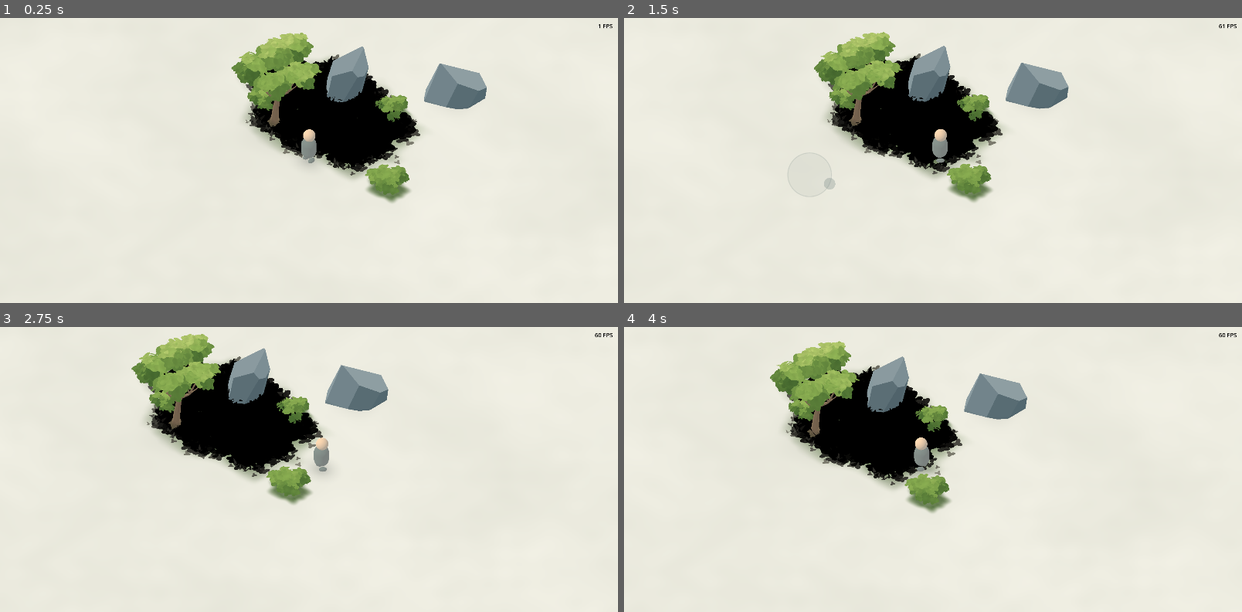
Above: before the commit, frames 1-4 (two rows, left to right).
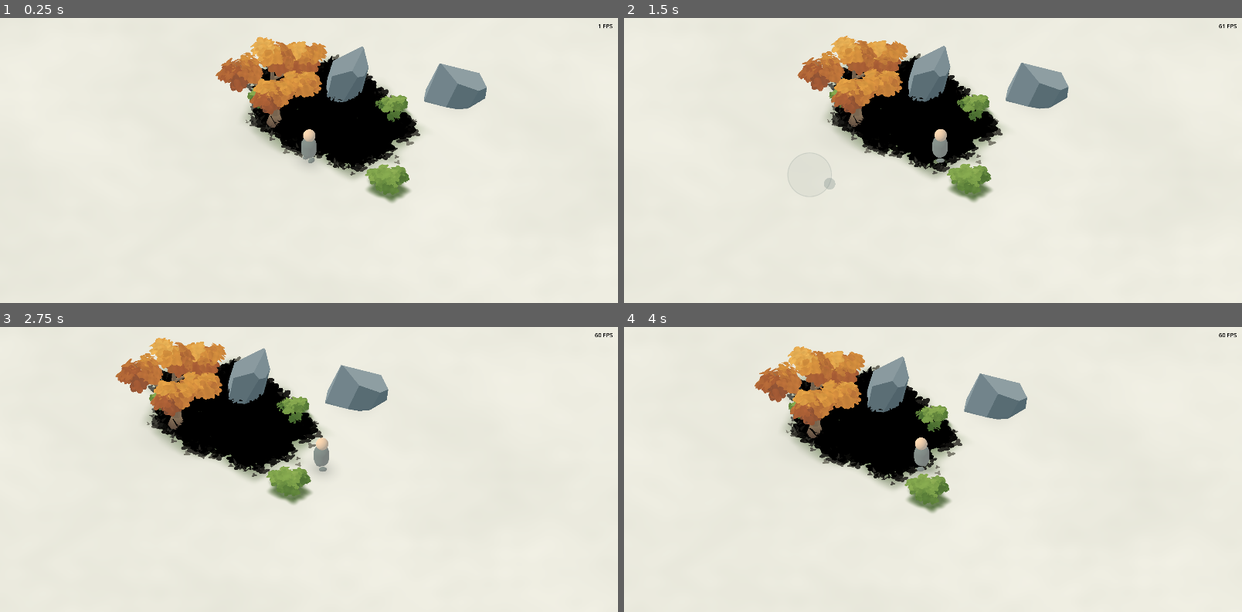
Above: after the commit, the same moments.

Repository: sorenair/memories
Game: Godot game, scene res://scenes/world/memory_world.tscn
Same seed, same stepped clock (60 frames per second), same inputs: the game is played once before the commit and once after it.
Inputs (mouse positions are in pixels of both pictures, inside the frame that each line leads up to):
- Up to frame 1 (0.25 s): no input
- Up to frame 2 (1.5 s): move the mouse to (1068, 146) at 0.52 s; hold D (move_right) 0.53-1.25 s; click (1068, 146) at 0.67 s; drag from (809, 174) to (902, 217) at 1.27 s
- Up to frame 3 (2.75 s): move the mouse to (370, 406) at 2.02 s; hold D (move_right) from 2.03 s (still down)
- Up to frame 4 (4 s): release D (move_right) at 2.75 s; drag from (902, 526) to (747, 426) at 2.77 s; move the mouse to (1118, 512) at 3.52 s; hold A (move_left) from 3.53 s (still down)

The runs differ from the first frame. In frame 1, 3.2% of the frame differs, in the area x 34-53%, y 5-39%; in frame 2, 3.1%; in frame 3, 3.2%; in frame 4, 3.3%, in the area x 21-39%, y 4-40%.

Commit message:
tree updates to canopies

Diff:
--- a/components/foliage/painterly_tree.gd
+++ b/components/foliage/painterly_tree.gd
@@ -7,6 +7,7 @@
 const BARK_SHADER = preload("res://components/foliage/shaders/tree_bark.gdshader")
 const SHADOW_SHADER = preload("res://shaders/contact_shadow.gdshader")
 const DEFAULT_PALETTE = preload("res://components/foliage/palettes/meadow.tres")
+const VARIANTS = preload("res://components/foliage/shared/tree_variants.gd")
 const SUN_DIRECTION = Vector3(-0.45, 0.82, -0.35)
 
 const PALETTES = preload("res://components/foliage/shared/foliage_palettes.gd")
@@ -30,7 +31,11 @@
 		if not _applying_preset:
 			palette_preset = 0
 		_apply_palette()
-@export_group("")
+@export_group("Tree Shape")
+@export_enum("Broadleaf", "Spreading Oak", "Slender Birch", "Weeping Willow", "Layered Pine", "Columnar Cypress") var tree_type: int = 0:
+	set(value):
+		tree_type = clampi(value, 0, 5)
+		_request_rebuild()
 @export var tree_seed: int = 84:
 	set(value):
 		tree_seed = value
@@ -60,6 +65,11 @@
 	set(value):
 		leaf_sprays_per_cluster = clampi(value, 0, 240)
 		_request_rebuild()
+@export_group("Bark")
+@export var use_type_bark: bool = true:
+	set(value):
+		use_type_bark = value
+		_request_rebuild()
 @export var bark_shadow := Color("55463b"):
 	set(value):
 		bark_shadow = value
@@ -68,6 +78,7 @@
 	set(value):
 		bark_light = value
 		_request_rebuild()
+@export_group("Wind and Visibility")
 @export_range(0.0, 0.25, 0.005) var wind_strength: float = 0.09:
 	set(value):
 		wind_strength = value
@@ -91,6 +102,7 @@
 var _palette_materials: Array[ShaderMaterial] = []
 var _queued: bool = false
 var _canopy_material: ShaderMaterial
+var _variant: Dictionary = VARIANTS.DEFINITIONS[0]
 
 func _ready() -> void:
 	if palette and not palette.changed.is_connected(_on_palette_changed):
@@ -144,12 +156,17 @@
 		if child.get_meta(&"generated_tree", false):
 			remove_child(child)
 			child.queue_free()
+	_variant = VARIANTS.definition(tree_type)
 	var colors: GrassPalette = palette if palette else DEFAULT_PALETTE
 	_canopy_material = _material(CANOPY_SHADER, colors)
 	_update_wind()
 	var wood_material := _material(BARK_SHADER, colors)
 	wood_material.set_shader_parameter("bark_shadow", bark_shadow)
 	wood_material.set_shader_parameter("bark_light", bark_light)
+	if use_type_bark and tree_type == VARIANTS.Kind.BIRCH:
+		wood_material.set_shader_parameter("bark_shadow", Color("72776d"))
+		wood_material.set_shader_parameter("bark_light", Color("e2dfcc"))
+		wood_material.set_shader_parameter("birch_marks", 0.8)
 	var rng := RandomNumberGenerator.new()
 	rng.seed = tree_seed
 	var bark := SurfaceTool.new()
@@ -165,8 +182,8 @@
 	var trunk_points: Array[Vector3] = []
 	var trunk_radii: Array[float] = []
 	for fraction in [0.0, 0.12, 0.26, 0.42, 0.60, 0.75, 0.88]:
-		trunk_points.append(_trunk_center(fraction, lean, bend_direction))
-		trunk_radii.append(trunk_radius * (1.75 if fraction == 0.0 else lerpf(1.10, 0.12, fraction / 0.88)))
+		trunk_points.append(_trunk_center(fraction * float(_variant.stem) / 0.88, lean, bend_direction))
+		trunk_radii.append(trunk_radius * float(_variant.trunk) * (1.75 if fraction == 0.0 else lerpf(1.10, 0.12, fraction / 0.88)))
 	# Keep wood color randomness separate too, preserving existing canopy placement.
 	_tube(bark, trunk_points, trunk_radii, shape_rng)
 	for draw in range(29):
@@ -175,25 +192,10 @@
 		var angle := float(root) * TAU / 5.0 + rng.randf_range(-0.2, 0.2)
 		var out := Vector3(cos(angle), 0, sin(angle))
 		_tube(bark, [Vector3.UP * 0.28, out * trunk_radius * 1.8 + Vector3.UP * 0.075, out * trunk_radius * rng.randf_range(2.8, 3.8) + Vector3.UP * 0.012], [trunk_radius * 0.55, trunk_radius * 0.30, 0.006], rng)
-	# Staggered branch-tip leaf masses preserve gaps and a readable fork silhouette.
-	for branch in range(branch_count):
-		var angle := float(branch) * 2.39996 + rng.randf_range(-0.22, 0.22)
-		var out := Vector3(cos(angle), 0, sin(angle))
-		var center := out * crown_width * rng.randf_range(0.25, 0.37)
-		center.y = tree_height * (0.67 + float(branch % 3) * 0.085 + rng.randf_range(-0.025, 0.025))
-		# Lift the near-side masses so an elevated view retains visible forks.
-		center.y += tree_height * maxf(0.0, out.x + out.z) * 0.055
-		var start_fraction := rng.randf_range(0.32, 0.53)
-		var start := _trunk_center(start_fraction, lean, bend_direction)
-		var elbow := start.lerp(center, 0.52) - Vector3.UP * tree_height * 0.08
-		_tube(bark, [start, elbow, center], [trunk_radius * 0.53, trunk_radius * 0.31, 0.018], rng)
-		var radii := Vector3(crown_width * rng.randf_range(0.17, 0.22), tree_height * rng.randf_range(0.10, 0.14), crown_width * rng.randf_range(0.17, 0.23))
-		# Two finer forks connect into each leaf mass and remain visible through gaps.
-		for fork in range(2):
-			var tip := center + Vector3(rng.randf_range(-0.35, 0.35), rng.randf_range(0.03, 0.25), rng.randf_range(-0.35, 0.35))
-			_tube(bark, [elbow, elbow.lerp(tip, 0.65), tip], [trunk_radius * 0.22, trunk_radius * 0.10, 0.006], rng)
-		_leaf_mass(center, radii, rng, transforms, tints)
-	_leaf_mass(Vector3(-0.1, tree_height * 0.89, -0.05), Vector3(crown_width * 0.23, tree_height * 0.12, crown_width * 0.23), rng, transforms, tints)
+	if tree_type == VARIANTS.Kind.PINE or tree_type == VARIANTS.Kind.CYPRESS:
+		_grow_conifer(bark, rng, transforms, tints, lean, bend_direction)
+	else:
+		_grow_deciduous(bark, rng, transforms, tints, lean, bend_direction)
 	_add_mesh("TrunkAndBranches", bark.commit(), wood_material)
 	var multimesh := MultiMesh.new()
 	multimesh.transform_format = MultiMesh.TRANSFORM_3D
@@ -203,7 +205,11 @@
 	for index in range(transforms.size()):
 		multimesh.set_instance_transform(index, transforms[index])
 		multimesh.set_instance_custom_data(index, tints[index])
-	var bounds := AABB(Vector3(-crown_width * 0.85, 0.0, -crown_width * 0.85), Vector3(crown_width * 1.7, tree_height * 1.25, crown_width * 1.7))
+	var bounds := AABB(Vector3.ZERO, Vector3.ZERO)
+	for index in range(transforms.size()):
+		var instance_bounds: AABB = transforms[index] * multimesh.mesh.get_aabb()
+		bounds = instance_bounds if index == 0 else bounds.merge(instance_bounds)
+	bounds = bounds.grow(0.4)
 	multimesh.custom_aabb = bounds
 	var leaves := MultiMeshInstance3D.new()
 	leaves.name = "Canopy"
@@ -219,13 +225,53 @@
 			var collision := CollisionShape3D.new()
 			var capsule := CapsuleShape3D.new()
 			var delta := trunk_points[segment + 1] - trunk_points[segment]
-			capsule.radius = maxf(trunk_radius * 1.15, trunk_radii[segment] * 0.85)
+			capsule.radius = maxf(trunk_radius * float(_variant.trunk) * 1.15, trunk_radii[segment] * 0.85)
 			capsule.height = delta.length() + capsule.radius * 2.0
 			collision.shape = capsule
 			collision.position = (trunk_points[segment] + trunk_points[segment + 1]) * 0.5
 			collision.quaternion = Quaternion(Vector3.UP, delta.normalized())
 			body.add_child(collision)
 		_add_generated(body)
+
+func _grow_deciduous(bark: SurfaceTool, rng: RandomNumberGenerator, transforms: Array[Transform3D], tints: Array[Color], lean: Vector3, bend_direction: Vector3) -> void:
+	# Staggered branch-tip leaf masses preserve gaps and a readable fork silhouette.
+	for branch in range(branch_count):
+		var angle := float(branch) * 2.39996 + rng.randf_range(-0.22, 0.22)
+		var out := Vector3(cos(angle), 0, sin(angle))
+		var center := out * crown_width * float(_variant.width) * rng.randf_range(0.25, 0.37)
+		center.y = tree_height * (0.67 + float(branch % 3) * 0.085 + rng.randf_range(-0.025, 0.025))
+		# Lift the near-side masses so an elevated view retains visible forks.
+		center.y += tree_height * maxf(0.0, out.x + out.z) * 0.055
+		if tree_type == VARIANTS.Kind.OAK:
+			center.y = tree_height * rng.randf_range(0.64, 0.77)
+		elif tree_type == VARIANTS.Kind.BIRCH:
+			center.y = tree_height * (0.48 + float(branch % 5) * 0.085)
+		elif tree_type == VARIANTS.Kind.WILLOW:
+			center.y = tree_height * rng.randf_range(0.72, 0.82)
+		var start_fraction := rng.randf_range(0.32, 0.53)
+		var start := _trunk_center(start_fraction, lean, bend_direction)
+		var elbow := start.lerp(center, 0.52) - Vector3.UP * tree_height * 0.08
+		_tube(bark, [start, elbow, center], [trunk_radius * 0.53, trunk_radius * 0.31, 0.018], rng)
+		if tree_type == VARIANTS.Kind.WILLOW:
+			elbow.y += tree_height * 0.14
+		var radii := Vector3(crown_width * rng.randf_range(0.17, 0.22), tree_height * rng.randf_range(0.10, 0.14), crown_width * rng.randf_range(0.17, 0.23))
+		radii.x *= float(_variant.width)
+		radii.z *= float(_variant.width)
+		if tree_type == VARIANTS.Kind.OAK:
+			radii.x *= 1.15
+			radii.z *= 1.15
+		elif tree_type == VARIANTS.Kind.BIRCH:
+			radii.y *= 1.1
+		# Two finer forks connect into each leaf mass and remain visible through gaps.
+		for fork in range(2):
+			var tip := center + Vector3(rng.randf_range(-0.35, 0.35), rng.randf_range(0.03, 0.25), rng.randf_range(-0.35, 0.35))
+			_tube(bark, [elbow, elbow.lerp(tip, 0.65), tip], [trunk_radius * 0.22, trunk_radius * 0.10, 0.006], rng)
+		if tree_type == VARIANTS.Kind.WILLOW:
+			_leaf_mass(center, radii, rng, transforms, tints, leaf_sprays_per_cluster / 3)
+			_hanging_foliage(center, radii, rng, transforms, tints)
+		else:
+			_leaf_mass(center, radii, rng, transforms, tints)
+	_leaf_mass(Vector3(-0.1, tree_height * 0.89, -0.05), Vector3(crown_width * float(_variant.width) * 0.23, tree_height * 0.12, crown_width * float(_variant.width) * 0.23), rng, transforms, tints)
 
 func _trunk_center(fraction: float, lean: Vector3, bend_direction: Vector3) -> Vector3:
 	var sideways := Vector3(-bend_direction.z, 0, bend_direction.x)
@@ -252,7 +298,7 @@
 	var shadow := MeshInstance3D.new()
 	shadow.name = "SoftGroundShadow"
 	var plane := PlaneMesh.new()
-	plane.size = Vector2(crown_width * 1.35, crown_width * 1.15)
+	plane.size = Vector2(crown_width * 1.35, crown_width * 1.15) * float(_variant.width)
 	var material := ShaderMaterial.new()
 	material.shader = SHADOW_SHADER
 	material.set_shader_parameter("shadow_color", Color(0.19, 0.25, 0.16, 0.27))
@@ -283,7 +329,9 @@
 			_bark_face(surface, rings[index][segment], rings[index + 1][segment], rings[index + 1][next], tint)
 			_bark_face(surface, rings[index][segment], rings[index + 1][next], rings[index][next], tint)
 
-func _leaf_mass(center: Vector3, radii: Vector3, rng: RandomNumberGenerator, transforms: Array[Transform3D], tints: Array[Color]) -> void:
+func _leaf_mass(center: Vector3, radii: Vector3, rng: RandomNumberGenerator, transforms: Array[Transform3D], tints: Array[Color], density: int = -1, size_multiplier: float = 1.0) -> void:
+	if density < 0:
+		density = leaf_sprays_per_cluster
 	# Brush clumps grow around branch tips. Leaves occupy volume, not a shell.
 	# Neighboring leaves share lighting/color, creating connected painted masses.
 	var clumps := 10
@@ -294,8 +342,8 @@
 		var outward := Vector3(radial * cos(azimuth), elevation, radial * sin(azimuth))
 		var clump_center := center + outward * radii * rng.randf_range(0.40, 0.73)
 		var clump_tint := outward.dot(SUN_DIRECTION) * 0.22 + 0.46 + (clump_center.y / tree_height - 0.65) * 0.65
-		var count := (leaf_sprays_per_cluster) / clumps
-		if clump < (leaf_sprays_per_cluster) % clumps:
+		var count := density / clumps
+		if clump < density % clumps:
 			count += 1
 		for leaf in range(count):
 			var y := rng.randf_range(-1.0, 1.0)
@@ -309,11 +357,15 @@
 			if side.length_squared() < 0.1:
 				side = normal.cross(Vector3.RIGHT).normalized()
 			var forward := side.cross(normal).normalized()
-			var basis := Basis(side, normal, forward) * Basis(Vector3.UP, rng.randf() * TAU)
-			var size := rng.randf_range(0.15, 0.26) * crown_width / 3.6
-			basis = basis.scaled(Vector3(size, size, size))
+			var rotation := rng.randf() * TAU
+			if tree_type >= VARIANTS.Kind.PINE:
+				# Neighboring brush masses follow one bough, keeping connected color planes.
+				rotation = azimuth + rng.randf_range(-0.25, 0.25)
+			var basis := Basis(side, normal, forward) * Basis(Vector3.UP, rotation)
+			var size := rng.randf_range(0.15, 0.26) * crown_width / 3.6 * float(_variant.leaf_size) * size_multiplier
+			basis = basis.scaled(Vector3(size, size, size) * Vector3(_variant.leaf_shape))
 			transforms.append(Transform3D(basis, point))
-			tints.append(Color(clampf(clump_tint + rng.randf_range(-0.045, 0.045), 0.03, 0.97), rng.randf(), rng.randf(), point.y / tree_height))
+			tints.append(Color(clampf(clump_tint + float(_variant.tint) + rng.randf_range(-0.045, 0.045), 0.03, 0.97), rng.randf(), rng.randf(), point.y / tree_height))
 
 func _bark_face(surface: SurfaceTool, a: Vector3, b: Vector3, c: Vector3, brush: float) -> void:
 	var normal := (c - a).cross(b - a).normalized()
@@ -325,4 +377,57 @@
 		surface.add_vertex(point)
 
 func _leaf_spray_mesh() -> ArrayMesh:
+	if tree_type == VARIANTS.Kind.PINE or tree_type == VARIANTS.Kind.CYPRESS:
+		return LEAF_GEOMETRY.needle_spray_mesh()
 	return LEAF_GEOMETRY.leaf_spray_mesh()
+
+func _grow_conifer(bark: SurfaceTool, rng: RandomNumberGenerator, transforms: Array[Transform3D], tints: Array[Color], lean: Vector3, bend_direction: Vector3) -> void:
+	var cypress := tree_type == VARIANTS.Kind.CYPRESS
+	var levels := branch_count * (2 if cypress else 1)
+	var width := crown_width * float(_variant.width)
+	for level in range(levels):
+		var progress := float(level) / float(levels)
+		var height := lerpf(0.25 if cypress else 0.30, 0.90, progress)
+		var radius := width * 0.43 * pow(1.0 - progress, 0.85)
+		if cypress:
+			radius = width * (0.30 + sin(progress * PI) * 0.10) * (1.0 - smoothstep(0.65, 1.1, progress))
+		var start := _trunk_center(height, lean, bend_direction)
+		var tier_density := leaf_sprays_per_cluster
+		if cypress:
+			tier_density = leaf_sprays_per_cluster / 2 + (1 if level % 2 < leaf_sprays_per_cluster % 2 else 0)
+		var core_density := tier_density / 4
+		_leaf_mass(start, Vector3(radius * 0.40, tree_height * 0.05, radius * 0.40), rng, transforms, tints, core_density)
+		var outer_density := tier_density - core_density
+		for bough in range(4):
+			var angle := float(bough) * TAU / 4.0 + float(level) * 1.7 + rng.randf_range(-0.12, 0.12)
+			var out := Vector3(cos(angle), 0, sin(angle))
+			var center := start + out * radius * 0.70 - Vector3.UP * tree_height * 0.025
+			var elbow := start.lerp(center, 0.55) + Vector3.UP * tree_height * 0.025
+			_tube(bark, [start, elbow, center], [trunk_radius * 0.30 * (1.0 - progress * 0.6), 0.018, 0.005], rng)
+			var radii := Vector3(radius * 0.34, tree_height * (0.055 if cypress else 0.045), radius * 0.34)
+			var count := outer_density / 4 + (1 if bough < outer_density % 4 else 0)
+			_leaf_mass(center, radii, rng, transforms, tints, count)
+	for tip_layer in range(3):
+		var tip := _trunk_center(0.84 + float(tip_layer) * 0.07, lean, bend_direction)
+		var taper := 1.0 - float(tip_layer) * 0.32
+		var count := leaf_sprays_per_cluster / 3 + (1 if tip_layer < leaf_sprays_per_cluster % 3 else 0)
+		_leaf_mass(tip, Vector3(width * 0.10 * taper, tree_height * 0.04, width * 0.10 * taper), rng, transforms, tints, count, taper)
+
+func _hanging_foliage(center: Vector3, radii: Vector3, rng: RandomNumberGenerator, transforms: Array[Transform3D], tints: Array[Color]) -> void:
+	var total := leaf_sprays_per_cluster - leaf_sprays_per_cluster / 3
+	for strand in range(6):
+		var angle := float(strand) * TAU / 6.0 + rng.randf_range(-0.3, 0.3)
+		var out := Vector3(cos(angle), 0, sin(angle))
+		var length := tree_height * rng.randf_range(0.28, 0.44)
+		var count := total / 6 + (1 if strand < total % 6 else 0)
+		for leaf in range(count):
+			var t := (float(leaf) + 0.5) / float(count)
+			var point := center + out * radii * (0.55 + sin(t * PI) * 0.18)
+			point.y -= t * length
+			point += Vector3(rng.randf_range(-0.13, 0.13), 0, rng.randf_range(-0.13, 0.13))
+			var side := out.cross(Vector3.UP).normalized()
+			var basis := Basis(side, out, Vector3.DOWN)
+			var size := rng.randf_range(0.23, 0.32) * crown_width / 3.6
+			basis = basis.scaled(Vector3(size * 1.1, size * 0.75, size * 1.8))
+			transforms.append(Transform3D(basis, point))
+			tints.append(Color(0.45 + (1.0 - t) * 0.20 + rng.randf_range(-0.025, 0.025), rng.randf(), rng.randf(), point.y / tree_height))
--- a/components/foliage/painterly_tree.tscn
+++ b/components/foliage/painterly_tree.tscn
@@ -4,3 +4,6 @@
 
 [node name="PainterlyTree" type="Node3D"]
 script = ExtResource("1")
+palette_preset = 3
+tree_type = 1
+tree_seed = 89
--- a/components/foliage/shaders/tree_bark.gdshader
+++ b/components/foliage/shaders/tree_bark.gdshader
@@ -3,9 +3,12 @@
 uniform vec4 bark_shadow : source_color = vec4(0.29, 0.25, 0.21, 1.0);
 uniform vec4 bark_light : source_color = vec4(0.64, 0.54, 0.39, 1.0);
 uniform vec4 root_color : source_color;
+uniform float birch_marks = 0.0;
+varying vec3 bark_position;
 varying vec3 painted_color;
 varying float haze;
 void vertex() {
+	bark_position = VERTEX;
 	vec3 world = (MODEL_MATRIX * vec4(VERTEX, 1.0)).xyz;
 	painted_color = mix(bark_shadow.rgb, bark_light.rgb, COLOR.r);
 	// Root flare inherits a little ground pigment, tying wood into the meadow.
@@ -13,5 +16,8 @@
 	haze = smoothstep(25.0, 60.0, length((VIEW_MATRIX * vec4(world, 1.0)).xyz));
 }
 void fragment() {
-	ALBEDO = mix(painted_color, vec3(0.87, 0.86, 0.77), haze);
+	float band = 1.0 - smoothstep(0.035, 0.10, abs(fract(bark_position.y * 4.5 + sin(bark_position.x * 7.0) * 0.12) - 0.5));
+	float broken = smoothstep(0.15, 0.75, sin(bark_position.x * 20.0 + bark_position.z * 13.0 + floor(bark_position.y * 4.5) * 2.3));
+	vec3 color = painted_color * (1.0 - birch_marks * band * broken * 0.45);
+	ALBEDO = mix(color, vec3(0.87, 0.86, 0.77), haze);
 }
--- a/components/foliage/shared/leaf_geometry.gd
+++ b/components/foliage/shared/leaf_geometry.gd
@@ -4,6 +4,7 @@
 extends RefCounted
 ## Shared curved leaf geometry for tree crowns and shrubs.
 static var _shared_leaf_spray: ArrayMesh
+static var _shared_needle_spray: ArrayMesh
 
 static func leaf_spray_mesh() -> ArrayMesh:
 	if _shared_leaf_spray:
@@ -29,3 +30,29 @@
 				surface.add_vertex(point)
 	_shared_leaf_spray = surface.commit()
 	return _shared_leaf_spray
+
+static func needle_spray_mesh() -> ArrayMesh:
+	if _shared_needle_spray:
+		return _shared_needle_spray
+	var surface := SurfaceTool.new()
+	surface.begin(Mesh.PRIMITIVE_TRIANGLES)
+	# Two overlapping scalloped brush masses, not individually resolved needles.
+	# Curved wings form broad, slightly upturned boughs with irregular painted rims.
+	for layer in range(2):
+		var center := Vector3(0, float(layer) * 0.22, float(layer) * 0.28)
+		for segment in range(12):
+			var rim: Array[Vector3] = []
+			for offset in range(2):
+				var index := (segment + offset) % 12
+				var angle := float(index) * TAU / 12.0
+				var scallop := 1.0 if index % 2 == 0 else 0.80
+				var x := cos(angle) * 1.12 * scallop
+				var z := sin(angle) * 0.82 * scallop
+				rim.append(center + Vector3(x, -0.10 + x * x * 0.22 + sin(angle) * 0.12, z))
+			for point in [center + Vector3.UP * 0.24, rim[0], rim[1]]:
+				surface.set_normal(Vector3.UP)
+				surface.set_color(Color.WHITE)
+				surface.set_uv(Vector2(point.x, point.z))
+				surface.add_vertex(point)
+	_shared_needle_spray = surface.commit()
+	return _shared_needle_spray
--- /dev/null
+++ b/components/foliage/shared/tree_variants.gd
@@ -0,0 +1,15 @@
+@tool
+class_name TreeVariants
+extends RefCounted
+## Layout multipliers preserve authored height/width and existing foliage systems.
+enum Kind { BROADLEAF, OAK, BIRCH, WILLOW, PINE, CYPRESS }
+const DEFINITIONS = [
+	{"width": 1.0, "stem": 0.88, "trunk": 1.0, "leaf_size": 1.0, "leaf_shape": Vector3.ONE, "tint": 0.0},
+	{"width": 1.15, "stem": 0.78, "trunk": 1.4, "leaf_size": 1.05, "leaf_shape": Vector3.ONE, "tint": -0.025},
+	{"width": 0.48, "stem": 0.99, "trunk": 0.65, "leaf_size": 0.65, "leaf_shape": Vector3.ONE, "tint": 0.045},
+	{"width": 1.05, "stem": 0.86, "trunk": 1.0, "leaf_size": 1.12, "leaf_shape": Vector3(0.95, 0.8, 1.3), "tint": 0.0},
+	{"width": 0.78, "stem": 0.99, "trunk": 0.9, "leaf_size": 1.35, "leaf_shape": Vector3.ONE, "tint": -0.08},
+	{"width": 0.34, "stem": 0.99, "trunk": 0.7, "leaf_size": 1.10, "leaf_shape": Vector3.ONE, "tint": -0.05}
+]
+static func definition(kind: int) -> Dictionary:
+	return DEFINITIONS[clampi(kind, 0, DEFINITIONS.size() - 1)]
--- a/components/scenery/boulders/painterly_boulder.tscn
+++ b/components/scenery/boulders/painterly_boulder.tscn
@@ -4,8 +4,6 @@
 
 [node name="PainterlyBoulder" type="Node3D"]
 script = ExtResource("1")
-shape_profile = null
-variability = null
 roundness = 0.76
 roughness = 0.27
 burial = 0.15
--- a/scenes/memories/foliage_demo.tscn
+++ b/scenes/memories/foliage_demo.tscn
@@ -50,4 +50,3 @@
 [node name="MeadowBoulder2" parent="Environment" index="6" instance=ExtResource("5")]
 transform = Transform3D(1, 0, 0, 0, 1, 0, 0, 0, 1, 2.17693, 0, -5.01596)
 shape_profile = 4
-variability = 0.85
--- /dev/null
+++ b/tests/tree_variants.gd
@@ -0,0 +1,66 @@
+extends SceneTree
+## Requires graphics: godot --path . --script tests/tree_variants.gd
+var failures: int = 0
+func _initialize() -> void:
+	call_deferred("run")
+func check(condition: bool, message: String) -> void:
+	if not condition:
+		push_error(message)
+		failures += 1
+func run() -> void:
+	if DisplayServer.get_name() == "headless":
+		push_error("Run without --headless: variant checks require MultiMesh readback.")
+		quit(1)
+		return
+	var tree: PainterlyTree = load("res://components/foliage/painterly_tree.tscn").instantiate()
+	root.add_child(tree)
+	var signatures: Array[Vector3] = []
+	for kind in range(6):
+		tree.tree_type = kind
+		tree.rebuild()
+		var canopy: MultiMeshInstance3D = tree.get_node("Canopy")
+		var multimesh := canopy.multimesh
+		var original := multimesh.buffer.duplicate()
+		var foliage: PackedVector3Array = multimesh.mesh.surface_get_arrays(0)[Mesh.ARRAY_VERTEX]
+		var bark: PackedVector3Array = tree.get_node("TrunkAndBranches").mesh.surface_get_arrays(0)[Mesh.ARRAY_VERTEX]
+		var triangles := multimesh.instance_count * foliage.size() / 3 + bark.size() / 3
+		check(triangles < 30000, "Default variant must remain below 30k triangles")
+		check(multimesh.instance_count == (tree.branch_count + 1) * tree.leaf_sprays_per_cluster, "Variants must preserve the leaf-density budget")
+		var bounds_valid := true
+		var positions_valid := true
+		for index in range(multimesh.instance_count):
+			var placement := multimesh.get_instance_transform(index)
+			positions_valid = positions_valid and placement.origin.is_finite()
+			for point in foliage:
+				bounds_valid = bounds_valid and multimesh.custom_aabb.has_point(placement * point)
+		check(bounds_valid and positions_valid, "Every variant must have finite geometry within culling bounds")
+		var bounds := multimesh.custom_aabb
+		signatures.append(bounds.size)
+		tree.rebuild()
+		check(tree.get_node("Canopy").multimesh.buffer == original, "Variants must reproduce seeded geometry")
+		tree.palette_preset = 6
+		check(tree.get_node("Canopy").multimesh.buffer == original, "Palette changes must preserve variant geometry")
+		tree.wind_strength = 0.07
+		check(tree.get_node("Canopy").material_override.get_shader_parameter("wind_strength") == 0.07, "Every variant must support shared live wind controls")
+		var packed := PackedScene.new()
+		check(packed.pack(tree) == OK, "Variant must pack")
+		var restored: PainterlyTree = packed.instantiate()
+		root.add_child(restored)
+		check(restored.tree_type == kind and restored.palette_preset == 6, "Tree type and palette must survive scene packing")
+		restored.free()
+		var expected_mesh := PainterlyLeafGeometry.needle_spray_mesh() if kind >= TreeVariants.Kind.PINE else PainterlyLeafGeometry.leaf_spray_mesh()
+		check(multimesh.mesh == expected_mesh, "Tree types must reuse the appropriate shared leaf mesh")
+		if kind == TreeVariants.Kind.BIRCH:
+			check(tree.get_node("TrunkAndBranches").material_override.get_shader_parameter("birch_marks") > 0.0, "Birch must provide characteristic bark markings")
+		print("Tree variant ", kind, " | triangles: ", triangles, " | foliage bounds: ", bounds.size)
+	check(signatures[TreeVariants.Kind.OAK].x > signatures[TreeVariants.Kind.BIRCH].x * 1.8, "Oak and birch must have distinct crown widths")
+	check(signatures[TreeVariants.Kind.PINE].x > signatures[TreeVariants.Kind.CYPRESS].x * 1.5, "Pine and cypress must have distinct silhouettes")
+	tree.tree_type = TreeVariants.Kind.CYPRESS
+	tree.leaf_sprays_per_cluster = 121
+	tree.rebuild()
+	check(tree.get_node("Canopy").multimesh.instance_count == (tree.branch_count + 1) * 121, "Tier density must preserve odd counts")
+	tree.leaf_sprays_per_cluster = 0
+	tree.rebuild()
+	check(tree.get_node("Canopy").multimesh.instance_count == 0, "Zero density must remove evergreen foliage")
+	print("Tree variant checks: ", "PASS" if failures == 0 else "FAIL")
+	quit(failures)
Not shown, added: components/foliage/shared/tree_variants.gd.uid
Binary file added: docs/tree-variants.png
Not shown, added: docs/tree-variants.png.import
Not shown, added: tests/tree_variants.gd.uid
Not shown, changed: README.md
Not shown, changed: components/foliage/README.md
Not shown, changed: components/foliage/TREES.md
